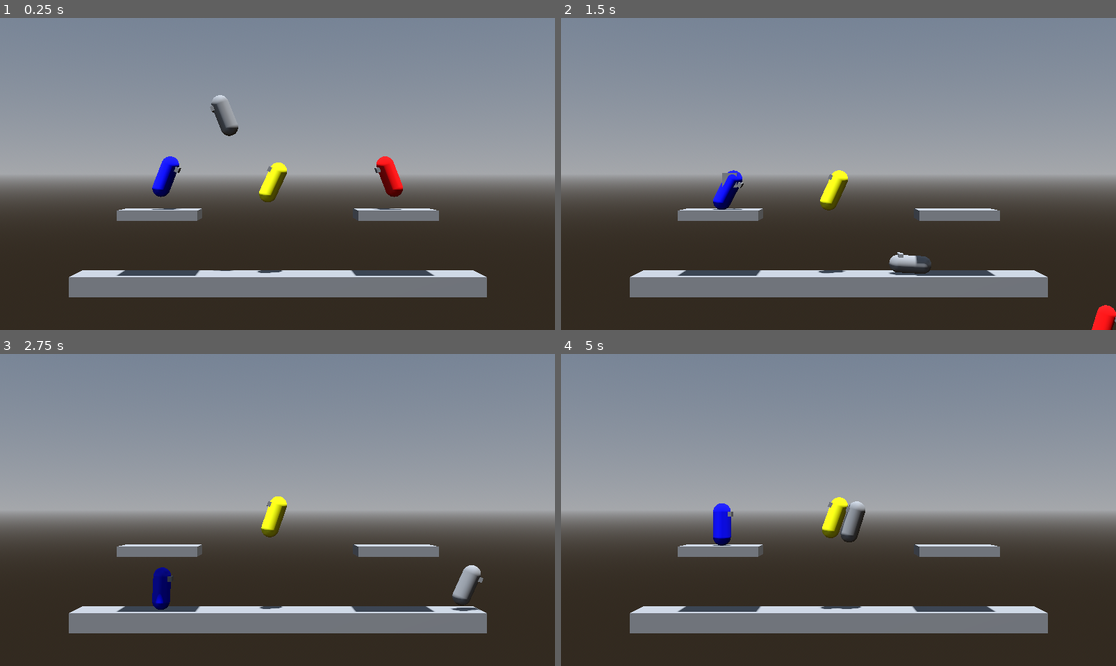
Above: before the commit, frames 1-4 (two rows, left to right).
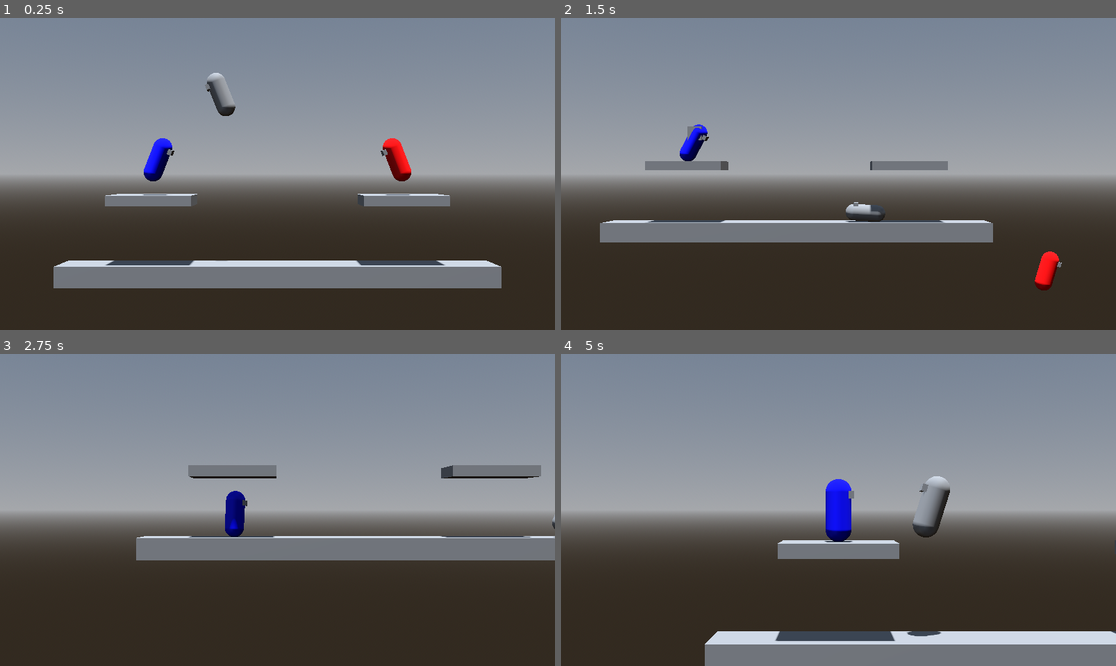
Above: after the commit, the same moments.

Repository: CocoMarck/SuperSmashTux
Game: Godot game, scene res://scenes/main.tscn
Same seed, same stepped clock (60 frames per second), same inputs: the game is played once before the commit and once after it.
Inputs:
- Up to frame 1 (0.25 s): no input
- Up to frame 2 (1.5 s): hold Right (player1_move_right) 0.53-1.28 s; tap K (player1_attack) at 0.6 s; tap Space (player1_jump) at 0.77 s; hold Down (player1_move_down) from 1.28 s (still down); tap G (player2_attack) at 1.35 s
- Up to frame 3 (2.75 s): tap Space (player1_jump) at 1.52 s; release Down (player1_move_down) at 2.03 s; hold Right (player1_move_right) from 2.03 s (still down); tap S (player2_move_down) at 2.1 s
- Up to frame 4 (5 s): release Right (player1_move_right) at 2.78 s; hold Up (player1_move_up) 2.78-3.53 s; tap A (player2_move_left) at 2.85 s; tap Space (player1_jump) at 3.02, 3.77, 4.52 s; hold Left (player1_move_left) from 3.53 s (still down); tap D (player2_move_right) at 3.6 s; tap W (player2_move_up) at 4.35 s

The runs differ from the first frame. In frame 1, 12% of the frame differs, in the area x 9-91%, y 17-90%; in frame 2, 16%; in frame 3, 15%; in frame 4, 19%, in the area x 12-100%, y 39-100%.

Commit message:
camara dinamica que encuadra a los peleadores
Zoom y paneo automaticos segun que tan separados esten. Dos Area3D
configurables desde el editor definen las zonas: CameraArea limita hasta
donde sigue la camara, PlayArea hasta donde un peleador cuenta pal encuadre.

Se aleja rapido y se acerca lento a proposito: alejarse lento saca gente de
pantalla en peleas rapidas, acercarse rapido marea.

Co-Authored-By: Claude Opus 5 <noreply@anthropic.com>

Diff:
--- a/scenes/main.tscn
+++ b/scenes/main.tscn
@@ -6,8 +6,15 @@
 [ext_resource type="Script" uid="uid://bqr8o7d3ctyo2" path="res://scripts/ground_platform.gd" id="4_grnd0"]
 [ext_resource type="PackedScene" uid="uid://de4tgdk06il7y" path="res://prefabs/character.tscn" id="5_tefeu"]
 [ext_resource type="Script" uid="uid://ywbqr6tkpira" path="res://scripts/test_player.gd" id="6_tefeu"]
+[ext_resource type="Script" uid="uid://bcu7gm8en7srf" path="res://scripts/camera_follow.gd" id="7_camfl"]
 
 [sub_resource type="CameraAttributesPractical" id="CameraAttributesPractical_gl6un"]
+
+[sub_resource type="BoxShape3D" id="BoxShape3D_playa"]
+size = Vector3(96, 64, 10)
+
+[sub_resource type="BoxShape3D" id="BoxShape3D_camara"]
+size = Vector3(42, 22, 10)
 
 [sub_resource type="BoxShape3D" id="BoxShape3D_bkxvp"]
 size = Vector3(41.528, 2, 4)
@@ -31,12 +38,29 @@
 transform = Transform3D(0.999352, 1.13272e-08, 0.0359984, -0.0355169, 0.163008, 0.985985, -0.00586802, -0.986625, 0.162902, 0, 11.2912, 0)
 shadow_enabled = true
 
-[node name="CameraPivot" type="Marker3D" parent="." unique_id=137112446]
+[node name="CameraPivot" type="Marker3D" parent="." unique_id=137112446 node_paths=PackedStringArray("camera_area", "play_area")]
+script = ExtResource("7_camfl")
+camera_area = NodePath("../CameraArea")
+play_area = NodePath("../PlayArea")
 
 [node name="Camera3D" type="Camera3D" parent="CameraPivot" unique_id=1986782906]
-transform = Transform3D(1, 0, 0, 0, 1, 0, 0, 0, 1, -0.0202149, 10.2384, 59.8373)
+transform = Transform3D(1, 0, 0, 0, 1, 0, 0, 0, 1, 0, 0, 50)
 fov = 30.0
 size = 25.418
+
+[node name="PlayArea" type="Area3D" parent="." unique_id=2074284855]
+
+[node name="CollisionShape3D" type="CollisionShape3D" parent="PlayArea" unique_id=1895952398]
+transform = Transform3D(1, 0, 0, 0, 1, 0, 0, 0, 1, 0, 8, 0)
+shape = SubResource("BoxShape3D_playa")
+debug_color = Color(0, 0.65141195, 0.03484089, 0.41960785)
+
+[node name="CameraArea" type="Area3D" parent="." unique_id=1882558199]
+
+[node name="CollisionShape3D" type="CollisionShape3D" parent="CameraArea" unique_id=1492263022]
+transform = Transform3D(1, 0, 0, 0, 1, 0, 0, 0, 1, 0, 9, 0)
+shape = SubResource("BoxShape3D_camara")
+debug_color = Color(0.6581904, 0.51603204, 0, 0.41960785)
 
 [node name="Ground" type="StaticBody3D" parent="." unique_id=829472546]
 transform = Transform3D(1, 0, 0, 0, 1, 0, 0, 0, 1, 0, -1, 0)
@@ -84,8 +108,6 @@
 [node name="SpawnPoint3" type="Marker3D" parent="." unique_id=1589215959]
 transform = Transform3D(1, 0, 0, 0, 1, 0, 0, 0, 1, 0, 5, 0)
 gizmo_extents = 2.0
-script = ExtResource("2_o6xl0")
-character_type = 1
 
 [node name="Person" parent="." unique_id=1138438983 instance=ExtResource("5_tefeu")]
 transform = Transform3D(3, 0, 0, 0, 3, 0, 0, 0, 3, -4.9382343, 18.47628, 0)
--- /dev/null
+++ b/scripts/camera_follow.gd
@@ -0,0 +1,180 @@
+extends Marker3D
+
+# Camara dinamica: encuadra a todos los peleadores, se aleja cuando se separan y se acerca cuando se juntan.
+# Usa dos cajas (camera_area y play_area) que arman tres zonas de encuadre.
+
+# Propiedades publicas | Zoom.
+@export_group("Zoom")
+@export var zoom_min_distance: float = 40.0    # que tan cerca puede llegar la camara
+@export var zoom_max_distance: float = 70.0    # que tan lejos puede alejarse la camara
+
+# Propiedades publicas | Suavizado.
+@export_group("Smoothing")
+@export var pan_speed: float = 6.0         # que tan rapido sigue la posicion x/y al objetivo
+@export var zoom_out_speed: float = 8.0    # que tan rapido se aleja cuando los peleadores se separan
+@export var zoom_in_speed: float = 2.0     # que tan rapido se acerca cuando los peleadores se juntan
+
+# Propiedades publicas | Area de juego.
+@export_group("Areas")
+@export var camera_area: Area3D    # caja interior: hasta aqui sigue la camara; mas alla se queda pegada al borde
+@export var play_area: Area3D      # caja exterior: quien sale de ella deja de contar pal encuadre por completo
+
+# Propiedades privadas.
+@onready var _camera: Camera3D = get_node_or_null("Camera3D")
+var _position: Vector2 = Vector2.ZERO
+var _distance: float = 0.0
+var _target_position: Vector2 = Vector2.ZERO
+var _target_distance: float = 0.0
+
+# Funciones | Inicializar.
+func _ready() -> void:
+	'''
+	Arrancar el estado de la camara desde lo que ya trae la escena, pa que el primer frame no pegue un salto.
+	'''
+	if _camera == null:
+		return
+	_position = Vector2(global_position.x, global_position.y)
+	_distance = _camera.position.z
+	_target_position = _position
+	_target_distance = _distance
+
+# Funciones | Procesamiento de fisicas.
+func _physics_process(delta: float) -> void:
+	'''
+	Se corre en fisicas y no en _process, pa que vaya al mismo paso que el movimiento de los peleadores.
+	'''
+	if _camera == null:
+		return
+
+	# Recolectar los peleadores cada frame: se spawnean con add_child.call_deferred en spawn_point.gd,
+	# asi que a veces todavia no existen cuando la camara arranca.
+	var scene_root := get_tree().current_scene
+	if scene_root == null:
+		scene_root = get_tree().root
+	var fighters: Array[Character] = []
+	_collect_characters(scene_root, fighters)
+	if not fighters.is_empty():
+		_update_target(fighters)
+
+	_apply_smoothing(delta)
+	_apply_transform()
+
+# Funciones propias.
+func _collect_characters(node: Node, out: Array[Character]) -> void:
+	'''
+	Juntar todos los Character del arbol. No se baja dentro de uno, porque no hay peleadores
+	adentro de otro peleador.
+	'''
+	for child in node.get_children():
+		var character := child as Character
+		if character != null:
+			out.append(character)
+			continue
+		_collect_characters(child, out)
+
+func _distance_for_size(size: Vector2, aspect: float, half_fov_tan: float) -> float:
+	'''
+	Que tan lejos hay que pararse pa que un rect de este tamaño quepa en el fov de la camara.
+	El ancho depende del aspecto del viewport; el alto no, porque el fov es vertical.
+	'''
+	var half := size * 0.5
+	return maxf(half.y, half.x / aspect) / half_fov_tan
+
+func _update_target(fighters: Array[Character]) -> void:
+	'''
+	Recalcular el rect que encuadra a los peleadores, y de ahi sacar la posicion y distancia objetivo.
+	Tres zonas: dentro de camera_area cuenta tal cual, entre camera_area y play_area cuenta pero
+	recortado al borde de camera_area (la camara ya no lo sigue mas alla), y fuera de play_area no cuenta.
+	'''
+	var play_bounds := _get_area_bounds(play_area)
+	var has_play_bounds := play_bounds.size != Vector3.ZERO
+	var camera_bounds := _get_area_bounds(camera_area)
+	var has_camera_bounds := camera_bounds.size != Vector3.ZERO
+
+	var rect := Rect2()
+	var rect_started := false
+	for fighter in fighters:
+		var pos := fighter.global_position
+		if has_play_bounds and not play_bounds.has_point(pos):
+			continue
+		# Recortar la posicion al borde de camera_area: asi el peleador sigue contando pal encuadre,
+		# pero la camara se queda detenida en el limite en vez de seguirlo mas lejos.
+		if has_camera_bounds:
+			pos = pos.clamp(camera_bounds.position, camera_bounds.end)
+		var origin := Vector2(pos.x, pos.y)
+		var fighter_rect := Rect2(origin, Vector2.ZERO)
+		if rect_started:
+			rect = rect.merge(fighter_rect)
+		else:
+			rect = fighter_rect
+			rect_started = true
+
+	if not rect_started:
+		return
+
+	# Distancia necesaria pa que el rect completo quepa en el fov vertical de la camara.
+	var viewport_size := get_viewport().get_visible_rect().size
+	var aspect := (viewport_size.x / viewport_size.y) if viewport_size.y > 0.0 else 1.0
+	var half_fov_tan := tan(deg_to_rad(_camera.fov * 0.5))
+	var needed := _distance_for_size(rect.size, aspect, half_fov_tan)
+
+	if has_camera_bounds:
+		# Cuanta distancia pediria el caso extremo: peleadores en esquinas opuestas de la camera area.
+		var d_full := _distance_for_size(Vector2(camera_bounds.size.x, camera_bounds.size.y), aspect, half_fov_tan)
+
+		# Remapear: encimados dan el zoom minimo y esquinas opuestas el maximo, repartido parejo.
+		var t := 0.0
+		if d_full > 0.0:
+			t = clampf(needed / d_full, 0.0, 1.0)
+		_target_distance = lerpf(zoom_min_distance, zoom_max_distance, t)
+	else:
+		# Sin camera area no hay contra que normalizar, asi que se usa la distancia cruda recortada.
+		_target_distance = clampf(needed, zoom_min_distance, zoom_max_distance)
+
+	_target_position = rect.get_center()
+
+func _get_area_bounds(area: Area3D) -> AABB:
+	'''
+	AABB en coordenadas del mundo de la caja de un area, sacada de su BoxShape3D.
+	Si no hay area, no tiene CollisionShape3D o no es una caja, se devuelve un AABB vacio,
+	que se interpreta como "sin filtro".
+	'''
+	if area == null:
+		return AABB()
+
+	var collision_shape: CollisionShape3D = null
+	for child in area.get_children():
+		collision_shape = child as CollisionShape3D
+		if collision_shape != null:
+			break
+	if collision_shape == null:
+		return AABB()
+
+	var box := collision_shape.shape as BoxShape3D
+	if box == null:
+		return AABB()
+
+	var half := box.size * 0.5 * collision_shape.global_basis.get_scale()
+	var center := collision_shape.global_position
+	return AABB(center - half, half * 2.0)
+
+func _apply_smoothing(delta: float) -> void:
+	'''
+	Suavizado amortiguado exponencial, independiente del framerate.
+	Alejar rapido y acercar lento es a proposito: si tarda en alejarse saca gente de pantalla,
+	pero si se acerca muy rapido marea al que esta viendo.
+	'''
+	var pan_weight := 1.0 - exp(-pan_speed * delta)
+	_position = _position.lerp(_target_position, pan_weight)
+
+	var zoom_speed := zoom_out_speed if _target_distance > _distance else zoom_in_speed
+	var zoom_weight := 1.0 - exp(-zoom_speed * delta)
+	_distance = lerpf(_distance, _target_distance, zoom_weight)
+
+func _apply_transform() -> void:
+	'''
+	Mandar la posicion y distancia calculadas al pivot y a la camara.
+	El pivot lleva el encuadre en X/Y, la camara hija nomas la distancia en Z.
+	'''
+	global_position = Vector3(_position.x, _position.y, global_position.z)
+	_camera.position = Vector3(0.0, 0.0, _distance)
Not shown, added: scripts/camera_follow.gd.uid
Not shown, added: docs/nota-camara.md
